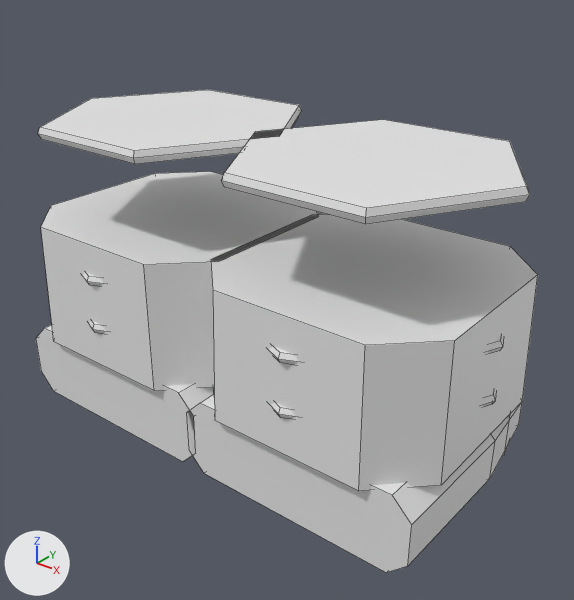
Renders of the FBX model roblox/art/armor/shoes_healer_s4.fbx from each side of a commit.
One viewpoint serves both versions: a 50 mm lens placed at (1.97, -2.34, -1.66), pointed at (0.09, 0.01, -3.11). Lighting does not change. The marker at lower left points along +X, +Y and +Z. The picture after the commit comes second. Mesh edges are drawn as thin lines. Where no turn or scale is listed for an object, it has been applied to the vertices.

The scene before the commit, as lines of its bpy script (objects in view):
```python
ob_boot_l_inner = bpy.data.objects.new('Boot_L_Inner', me_boot_l_inner)
ob_boot_l_inner.location = (-0.5, 0.0, -3.55)
ob_boot_r_inner = bpy.data.objects.new('Boot_R_Inner', me_boot_r_inner)
ob_boot_r_inner.location = (0.5, 0.0, -3.55)
ob_greave_l_body = bpy.data.objects.new('Greave_L_Body', me_greave_l_body)
ob_greave_l_body.location = (-0.5, 0.0, -2.8)
ob_greave_r_body = bpy.data.objects.new('Greave_R_Body', me_greave_r_body)
ob_greave_r_body.location = (0.5, 0.0, -2.8)
```
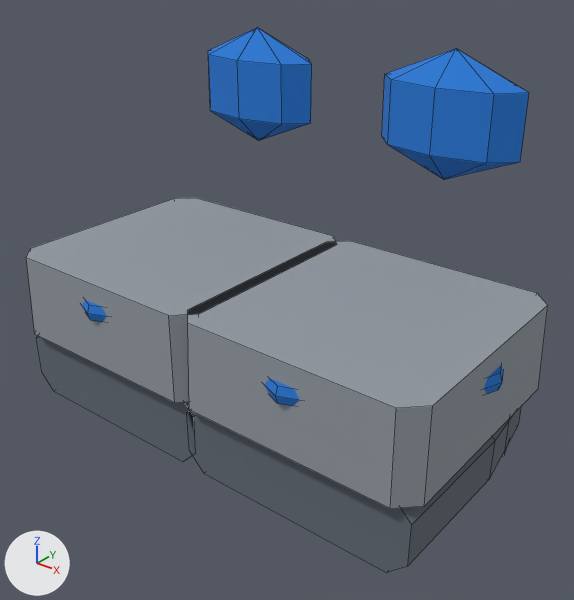
Boxes (x1, y1, x2, y2) around the edits, measured in the pictures (574 x 600 px):
'Greave_R_Body', recoloured, reshaped (10% wider, 28% shorter): before (211, 120, 538, 491); after (188, 241, 548, 509)
'Greave_L_Body', recoloured, reshaped (11% wider, 32% shorter): before (38, 90, 319, 391); after (26, 198, 337, 403)
'Boot_R_Inner', recoloured (white to greyish blue): (187, 406, 522, 573) in both
'Greave_R_Band', added (blue): after (264, 48, 529, 406)
'Greave_L_Band', added: after (82, 28, 312, 322)
'Boot_L_Inner', recoloured (white to greyish blue): (36, 336, 196, 461) in both
part 1 of me_greave_r_body, rebuilt (10% wider): before (211, 214, 538, 491); after (188, 241, 548, 509)
part 2 of me_greave_r_body, deleted (mostly hidden): before (270, 390, 497, 419)
part 3 of me_greave_r_body, deleted: before (221, 120, 530, 224)
part 4 of me_greave_r_body, deleted (mostly hidden): before (268, 334, 504, 365)
part 5 of me_greave_l_body, rebuilt (12% wider, 6% shorter): before (41, 172, 319, 391); after (26, 198, 337, 403)
part 6 of me_greave_l_body, deleted (mostly hidden): before (89, 321, 106, 334)
part 7 of me_greave_l_body, deleted: before (38, 90, 302, 164)
part 8 of me_greave_l_body, deleted (mostly hidden): before (82, 272, 103, 287)

Patch to the scene script:
```diff
--- a/roblox/art/armor/shoes_healer_s4.fbx.py
+++ b/roblox/art/armor/shoes_healer_s4.fbx.py
@@ mat_shoes_healer_s4_greave_r_body @@
 mat_shoes_healer_s4_greave_r_body = principled_material('shoes_healer_s4_Greave_R_Body')
-mat_shoes_healer_s4_greave_r_body.base_color = (0.8, 0.8, 0.8)  # white #e7e7e7
+mat_shoes_healer_s4_greave_r_body.base_color = (0.287, 0.319, 0.356)  # grey #9299a1
@@ mat_shoes_healer_s4_boot_l_inner @@
 mat_shoes_healer_s4_boot_l_inner = principled_material('shoes_healer_s4_Boot_L_Inner')
-mat_shoes_healer_s4_boot_l_inner.base_color = (0.8, 0.8, 0.8)  # white #e7e7e7
+mat_shoes_healer_s4_boot_l_inner.base_color = (0.122, 0.147, 0.178)  # greyish blue #626b75
@@ mat_shoes_healer_s4_boot_r_inner @@
 mat_shoes_healer_s4_boot_r_inner = principled_material('shoes_healer_s4_Boot_R_Inner')
-mat_shoes_healer_s4_boot_r_inner.base_color = (0.8, 0.8, 0.8)  # white #e7e7e7
+mat_shoes_healer_s4_boot_r_inner.base_color = (0.122, 0.147, 0.178)  # greyish blue #626b75
@@ mat_shoes_healer_s4_greave_l_body @@
 mat_shoes_healer_s4_greave_l_body = principled_material('shoes_healer_s4_Greave_L_Body')
-mat_shoes_healer_s4_greave_l_body.base_color = (0.8, 0.8, 0.8)  # white #e7e7e7
+mat_shoes_healer_s4_greave_l_body.base_color = (0.287, 0.319, 0.356)  # grey #9299a1
@@ me_greave_r_body @@
-me_greave_r_body.from_pydata(...)  # 82 vertices, 60 faces; spans x -0.571..0.571, y -0.551..0.551, z -0.6..0.375
+me_greave_r_body.from_pydata(...)  # 16 vertices, 10 faces; spans x -0.54..0.54, y -0.54..0.54, z -0.6..-0.22
+# me_greave_r_body part 1: the loose piece of 16 vertices spanning x -0.53..0.53, y -0.53..0.53, z -0.6..-0.05 is rebuilt with 16 vertices and now spans x -0.54..0.54, y -0.54..0.54, z -0.6..-0.22
+# me_greave_r_body part 2: the loose piece of 24 vertices spanning x -0.551..0.551, y -0.551..0.551, z -0.44..-0.4 is deleted
+# me_greave_r_body part 3: the loose piece of 18 vertices spanning x -0.571..0.571, y -0.495..0.495, z 0.325..0.375 is deleted
+# me_greave_r_body part 4
+# 24 vertices are removed from x -0.551..0.551, y -0.551..0.551, z -0.22..-0.18
+# 18 faces are deleted
 me_greave_r_body.materials.append(mat_shoes_healer_s4_greave_r_body)
@@ me_greave_l_body @@
-me_greave_l_body.from_pydata(...)  # 82 vertices, 60 faces; spans x -0.571..0.571, y -0.551..0.551, z -0.6..0.375
+me_greave_l_body.from_pydata(...)  # 16 vertices, 10 faces; spans x -0.54..0.54, y -0.54..0.54, z -0.6..-0.22
+# me_greave_l_body part 5: the loose piece of 16 vertices spanning x -0.53..0.53, y -0.53..0.53, z -0.6..-0.05 is rebuilt with 16 vertices and now spans x -0.54..0.54, y -0.54..0.54, z -0.6..-0.22
+# me_greave_l_body part 6: the loose piece of 24 vertices spanning x -0.551..0.551, y -0.551..0.551, z -0.44..-0.4 is deleted
+# me_greave_l_body part 7: the loose piece of 18 vertices spanning x -0.571..0.571, y -0.495..0.495, z 0.325..0.375 is deleted
+# me_greave_l_body part 8
+# 24 vertices are removed from x -0.551..0.551, y -0.551..0.551, z -0.22..-0.18
+# 18 faces are deleted
 me_greave_l_body.materials.append(mat_shoes_healer_s4_greave_l_body)
@@ ob_greave_r_band @@
+ob_greave_r_band = bpy.data.objects.new('Greave_R_Band', me_greave_r_band)  # 42 vertices, 42 faces; spans x -0.566..0.566, y -0.566..0.669, z -0.375..0.68; in mat_shoes_healer_s4_greave_r_band (blue #2478d4)
+ob_greave_r_band.location = (0.5, 0.0, -2.8)
@@ ob_greave_l_band @@
+ob_greave_l_band = bpy.data.objects.new('Greave_L_Band', me_greave_l_band)  # 42 vertices, 42 faces; spans x -0.566..0.566, y -0.566..0.669, z -0.375..0.68; in mat_shoes_healer_s4_greave_l_band (blue #2478d4)
+ob_greave_l_band.location = (-0.5, 0.0, -2.8)
```
